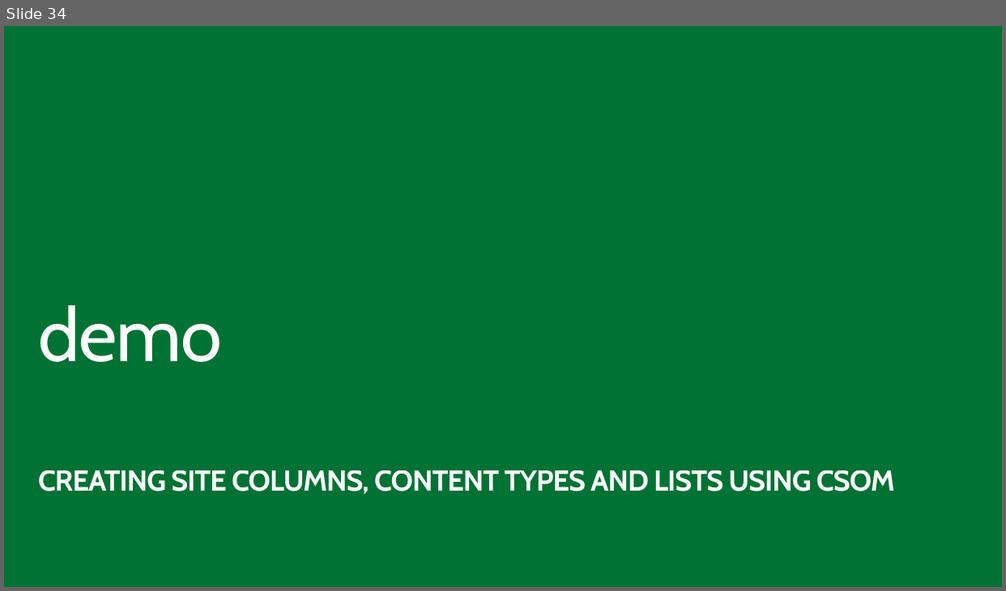
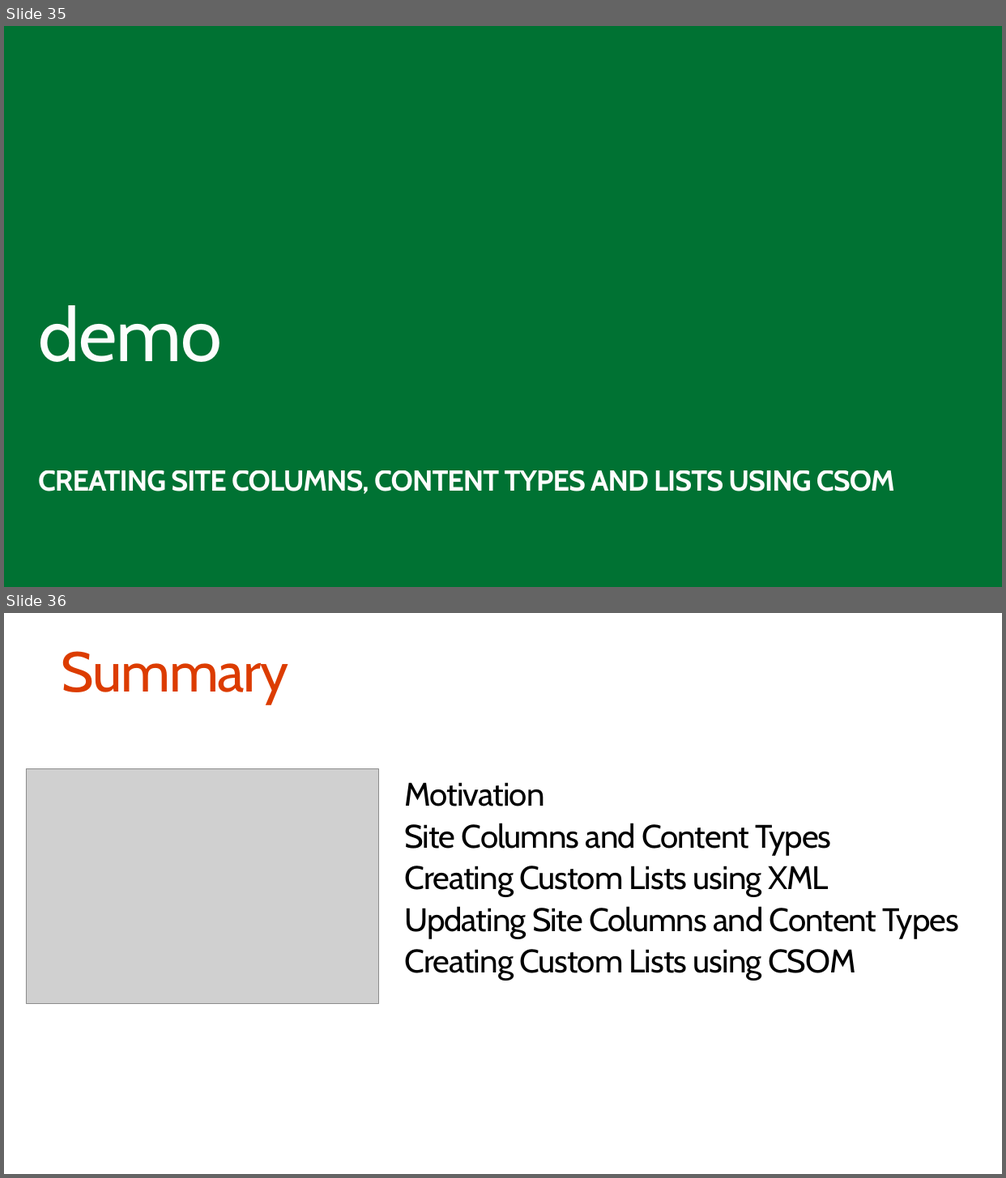
Before and after one commit to OfficeDev/TrainingContent, a slide deck: O3656-2 Deep dive into SharePoint lists for data storage/O3656-2 Deep dive into SharePoint lists for data storage.pptx. Shown one above the other, each under a label of ours: slide 34 before the commit, slides 35 and 36 after it. The pictures are 1006x591 and 1006x1178 pixels, drawn with LibreOffice and Linux fonts; fonts in the diff are those of the drawing; grey boxes stand for pictures. Boxes give left, top, right and bottom in pixels: in the first picture for what was removed or moved away, otherwise in the second. Text is boxed around its words. In the diff, an @@ line names an element or a change of style, - is before the commit and + after.

Commit message:
Final slides for O3656-2 Deep dive into SharePoint lists for data storage

```diff
--- a/O3656-2 Deep dive into SharePoint lists for data storage/O3656-2 Deep dive into SharePoint lists for data storage.pptx
+++ b/O3656-2 Deep dive into SharePoint lists for data storage/O3656-2 Deep dive into SharePoint lists for data storage.pptx
@@ slide 36 added at [4,613,1002,1174], background #FFFFFF @@
@@ title added at [62,651,289,705], 54 pt, text #DC3C00 @@
+Summary
@@ picture added at [27,769,378,1003] @@
@@ text added at [405,782,959,981], 31.4 pt, text #000000 @@
+Motivation
+Site Columns and Content Types
+Creating Custom Lists using XML
+Updating Site Columns and Content Types
+Creating Custom Lists using CSOM
@@ what was slide 34 is now slide 35 @@
```
Also in this commit, not shown: 3 other slides added.
